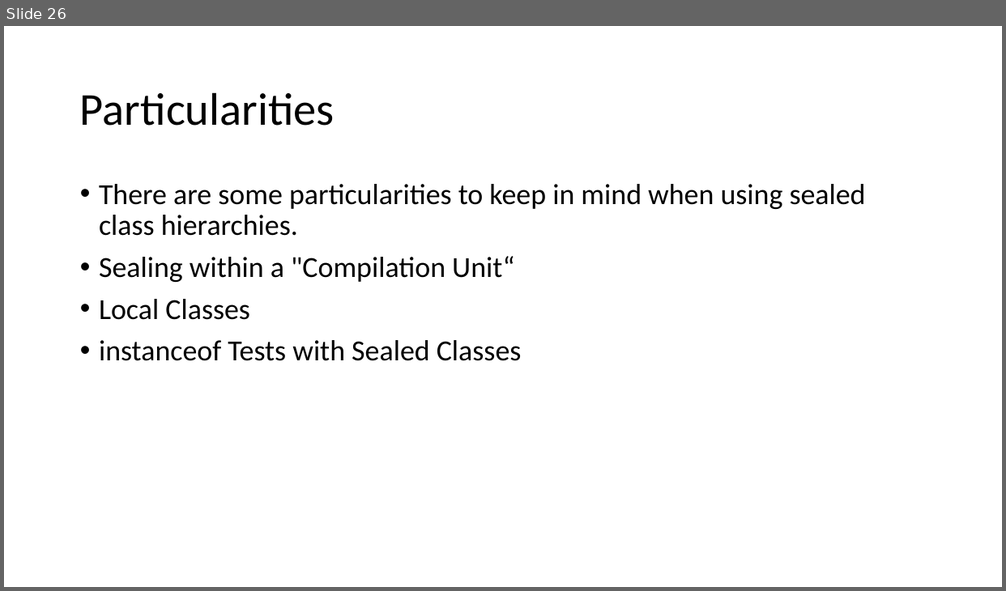
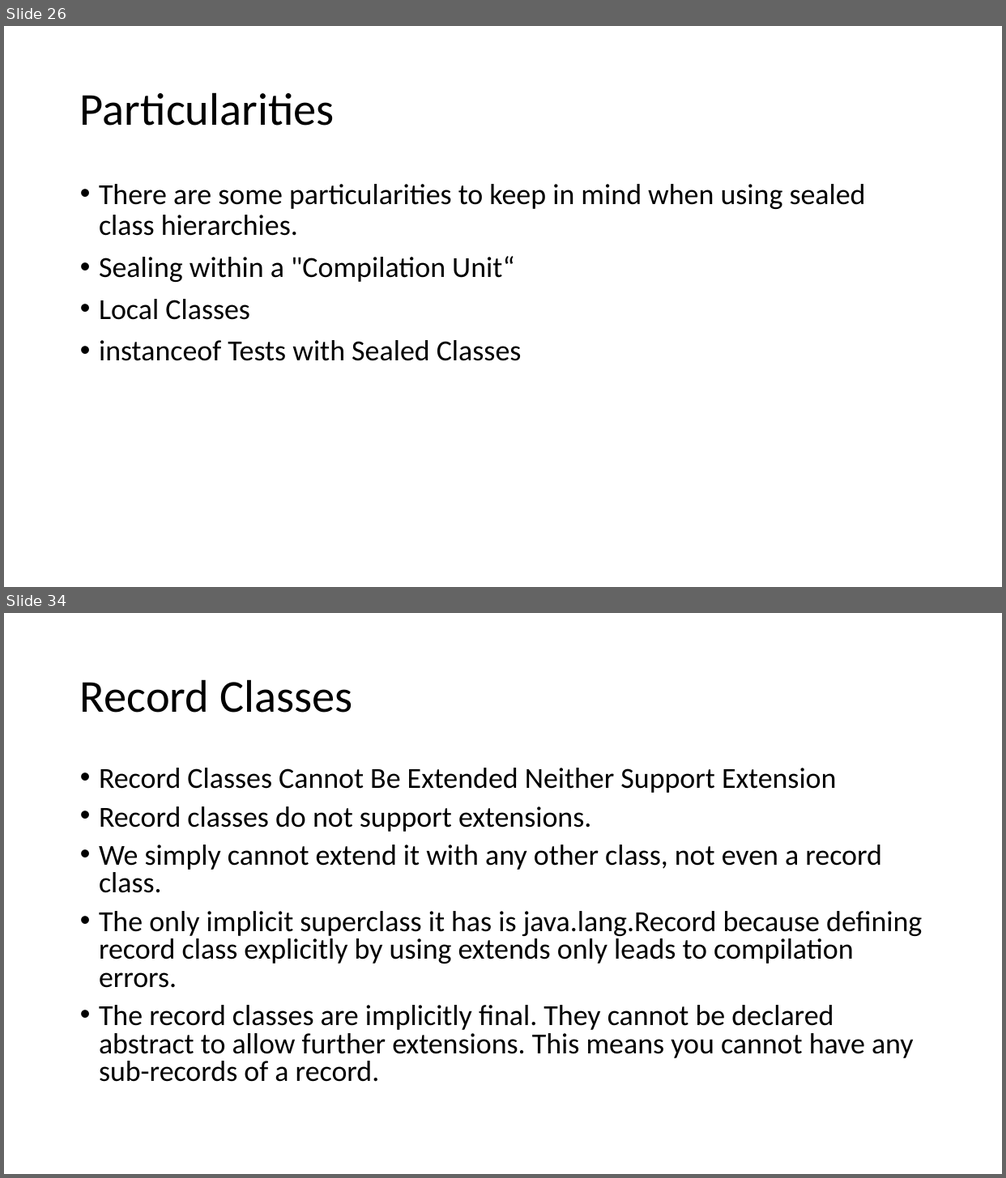
Before and after one commit to techelly/gladvancejavatraining, a slide deck: content/Java 11 and 17 Features.pptx. Shown one above the other, each under a label of ours: slide 26 before the commit, slides 26 and 34 after it; the slides between them are not shown. The pictures are 1006x591 and 1006x1178 pixels, drawn with LibreOffice and Linux fonts; fonts in the diff are those of the drawing. Boxes give left, top, right and bottom in pixels: in the first picture for what was removed or moved away, otherwise in the second. Text is boxed around its words. In the diff, an @@ line names an element or a change of style, - is before the commit and + after.

Commit message:
sealed class examples

```diff
--- a/content/Java 11 and 17 Features.pptx
+++ b/content/Java 11 and 17 Features.pptx
@@ slide 34 added at [4,613,1002,1174], background #FFFFFF @@
@@ title added at [80,679,352,713], 44 pt, text #000000 @@
+Record Classes
@@ text added at [99,768,922,1082], 28 pt, text #000000 @@
+• Record Classes Cannot Be Extended Neither Support Extension
+• Record classes do not support extensions.
+• We simply cannot extend it with any other class, not even a record class.
+• The only implicit superclass it has is java.lang.Record because defining record class explicitly by using extends only leads to compilation errors.
+• The record classes are implicitly final. They cannot be declared abstract to allow further extensions. This means you cannot have any sub-records of a record.
```
Also in this commit, not shown: 2 slides changed, 16 other slides added, 42 other files.
